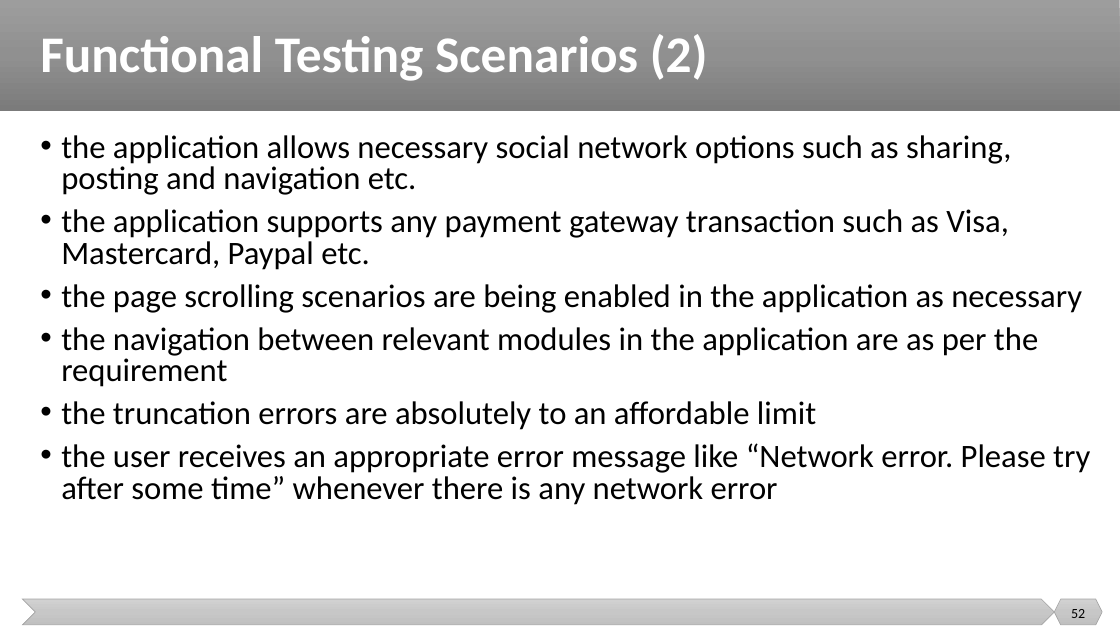
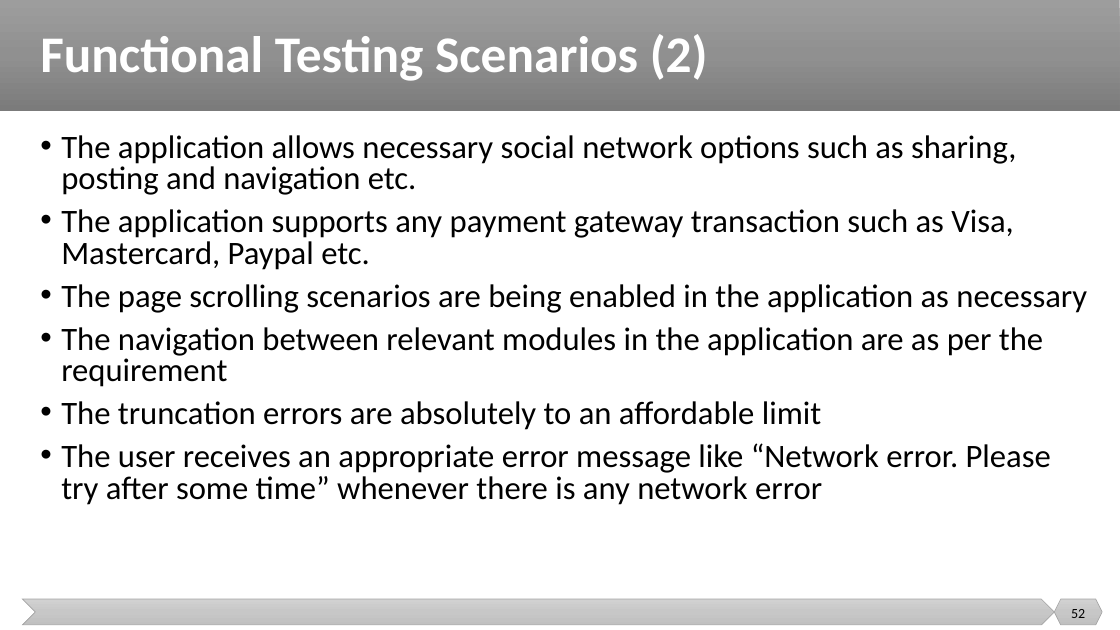
Before and after one commit to malenezi/malenezi, a slide deck: slide 52 of new_SE401/Lectures/10-Advanced Topics/Advanced Topics.pptx. Drawn at 1120x630 pixels with LibreOffice and Linux fonts; fonts in the diff are those of the drawing. Boxes give left, top, right and bottom in pixels: in the first picture for what was removed or moved away, otherwise in the second. Text is boxed around its words. In the diff, an @@ line names an element or a change of style, - is before the commit and + after.

```diff
--- a/new_SE401/Lectures/10-Advanced Topics/Advanced Topics.pptx
+++ b/new_SE401/Lectures/10-Advanced Topics/Advanced Topics.pptx
@@ text at box(61, 135, 1087, 505): text changed @@
-• the application allows necessary social network options such as sharing, posting and navigation etc.
-• the application supports any payment gateway transaction such as Visa, Mastercard, Paypal etc.
-• the page scrolling scenarios are being enabled in the application as necessary
-• the navigation between relevant modules in the application are as per the requirement
-• the truncation errors are absolutely to an affordable limit
-• the user receives an appropriate error message like “Network error. Please try after some time” whenever there is any network error
+• The application allows necessary social network options such as sharing, posting and navigation etc.
+• The application supports any payment gateway transaction such as Visa, Mastercard, Paypal etc.
+• The page scrolling scenarios are being enabled in the application as necessary
+• The navigation between relevant modules in the application are as per the requirement
+• The truncation errors are absolutely to an affordable limit
+• The user receives an appropriate error message like “Network error. Please try after some time” whenever there is any network error
```
Also in this commit, not shown: 20 other slides changed, 3 slides added, 2 other files.
